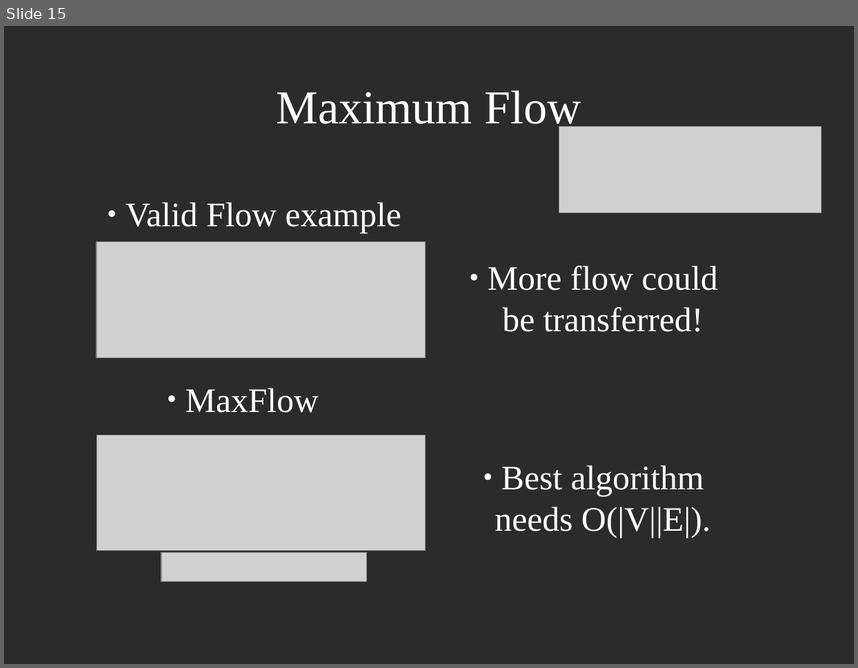
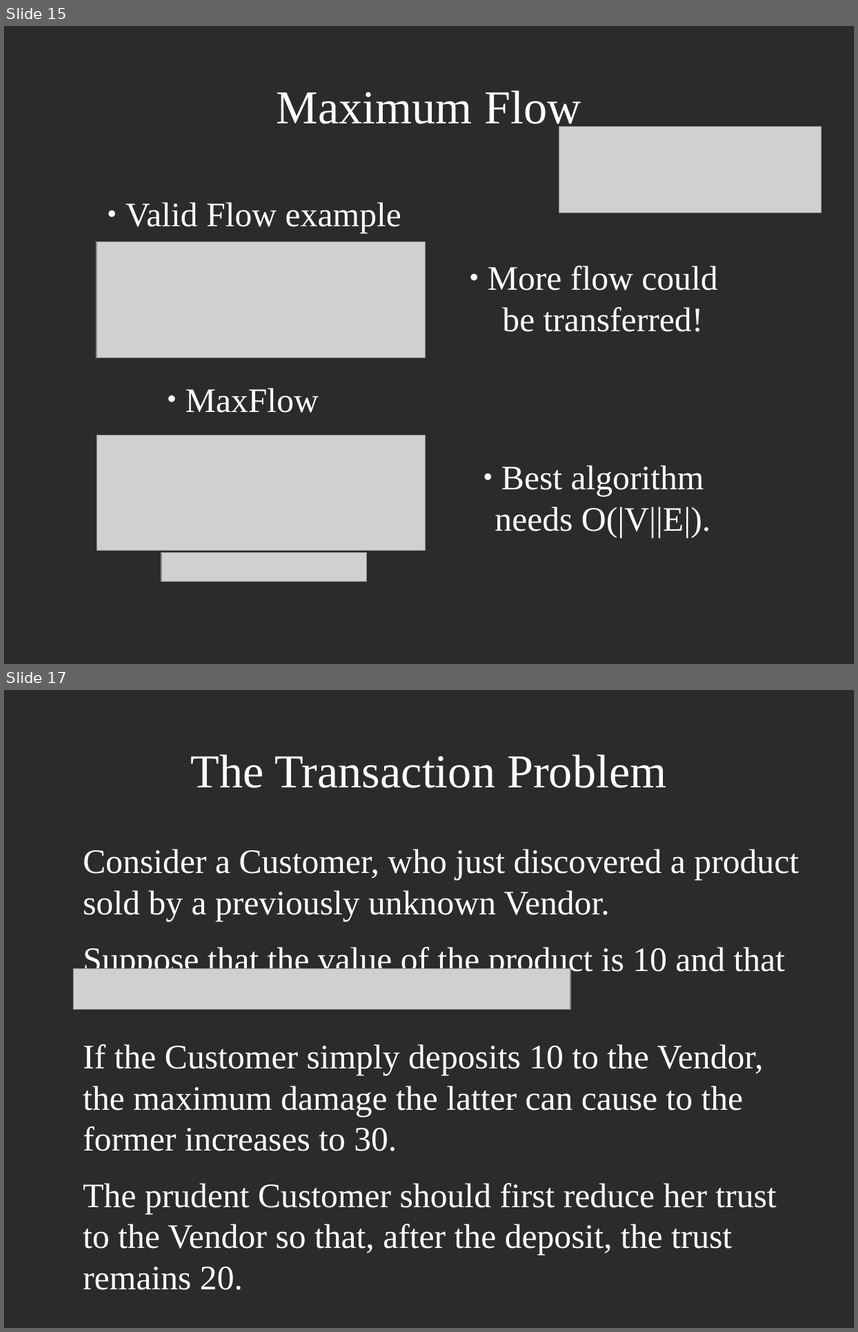
Before and after one commit to decrypto-org/TrustIsRisk, a slide deck: presentations/AtheCrypt10-1-2017/AtheCrypt10-1-2017.odp. Shown one above the other, each under a label of ours: slide 15 before the commit, slides 15 and 17 after it; the slides between them are not shown. The pictures are 858x668 and 858x1332 pixels, drawn with LibreOffice and Linux fonts; fonts in the diff are those of the drawing; grey boxes stand for pictures; background and template pictures are left out; a plain dark background stands for a picture behind light text. Boxes give left, top, right and bottom in pixels: in the first picture for what was removed or moved away, otherwise in the second. Text is boxed around its words. In the diff, an @@ line names an element or a change of style, - is before the commit and + after.

Commit message:
add trust flow theorem and transaction problem slides

```diff
--- a/presentations/AtheCrypt10-1-2017/AtheCrypt10-1-2017.odp
+++ b/presentations/AtheCrypt10-1-2017/AtheCrypt10-1-2017.odp
@@ slide 17 added at box(4, 690, 854, 1328), background picture (left out) @@
@@ title added at box(190, 754, 666, 788), 44 pt, text #FFFFFF @@
+The Transaction Problem
@@ text added at box(83, 849, 799, 1290), 32 pt, text #FFFFFF @@
+Consider a Customer, who just discovered a product sold by a previously unknown Vendor.
+Suppose that the value of the product is 10 and that
+If the Customer simply deposits 10 to the Vendor, the maximum damage the latter can cause to the former increases to 30.
+The prudent Customer should first reduce her trust to the Vendor so that, after the deposit, the trust remains 20.
@@ picture added at box(74, 969, 571, 1009) @@
```
Also in this commit, not shown: 1 slide changed, 1 other slide added.
